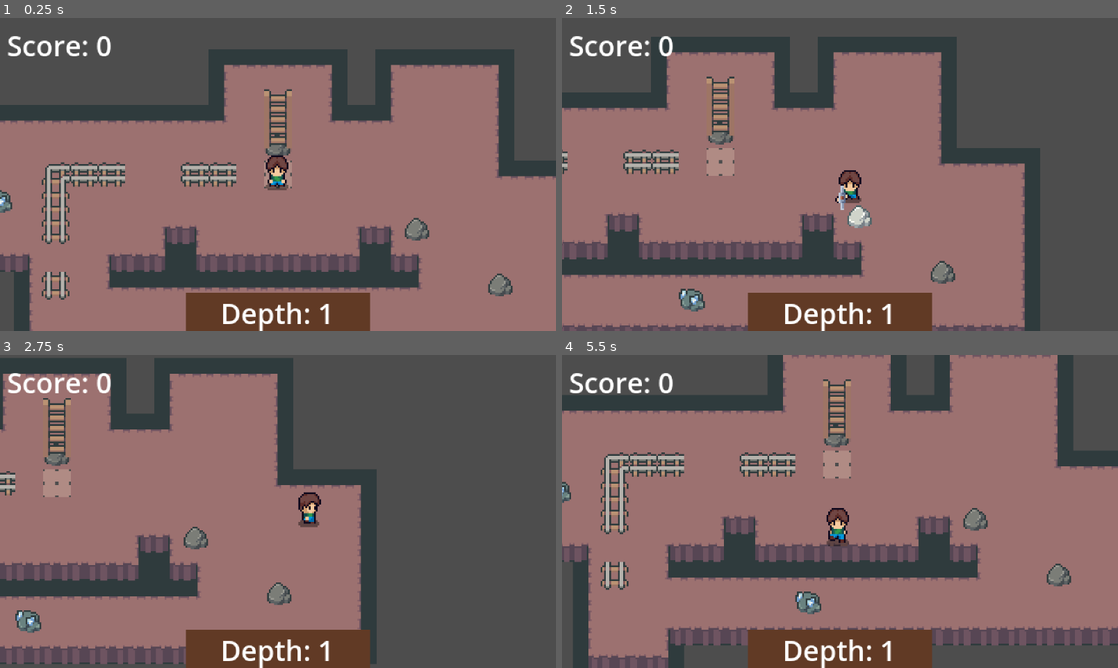
Above: before the commit, frames 1-4 (two rows, left to right).
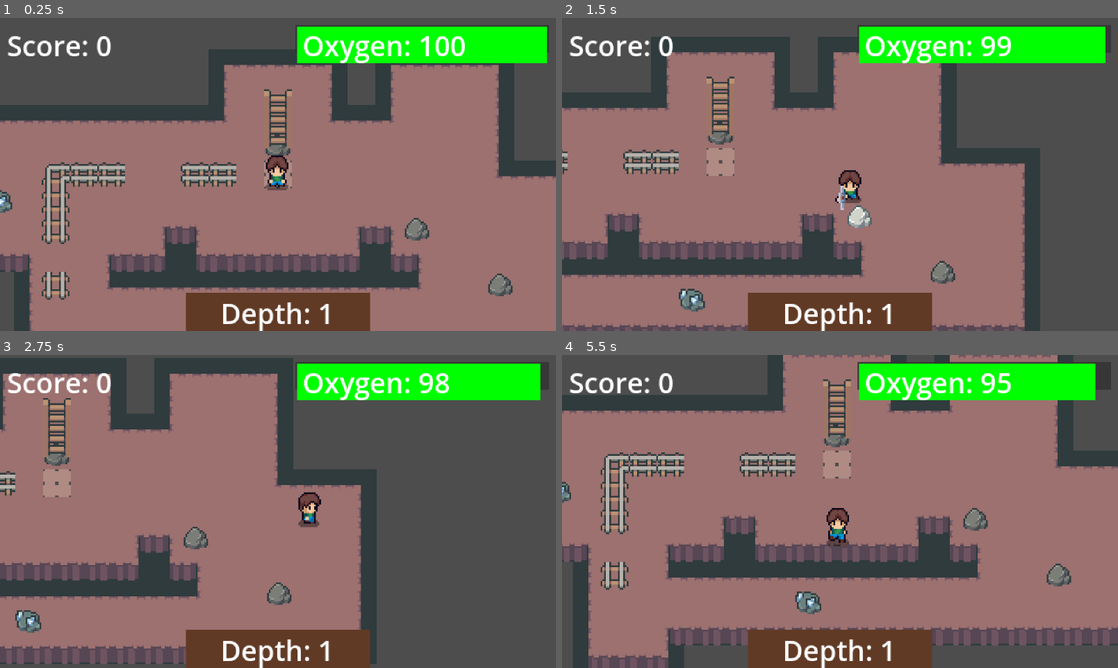
Above: after the commit, the same moments.

Repository: yi2003/mining
Game: Godot game, scene res://scenes/level.tscn
Same seed, same stepped clock (60 frames per second), same inputs: the game is played once before the commit and once after it.
Inputs:
- Up to frame 1 (0.25 s): no input
- Up to frame 2 (1.5 s): hold Right (ui_right) 0.53-1.28 s; hold Space (attack) 0.53-1.28 s; hold Down (ui_down) from 1.28 s (still down); tap Space (attack) at 1.35 s
- Up to frame 3 (2.75 s): release Down (ui_down) at 2.03 s; hold Right (ui_right) from 2.03 s (still down); hold Space (attack) from 2.03 s (still down)
- Up to frame 4 (5.5 s): release Right (ui_right) at 2.78 s; release Space (attack) at 2.78 s; hold Up (ui_up) 2.78-3.53 s; tap Space (attack) at 2.85, 4.35 s; hold Space (attack) 3.53-4.28 s; hold Left (ui_left) 3.53-5.03 s; hold Down (ui_down) from 5.03 s (still down); hold Space (attack) from 5.03 s (still down)

The runs differ from the first frame. In frame 1, 5.3% of the frame differs, in the area x 53-99%, y 2-15%; in frame 2, 5.2%; in frame 3, 5.2%; in frame 4, 5.2%.

Commit message:
feat: add oxygen system with HUD bar and drain mechanic
Adds an oxygen mechanic that depletes over time (1/sec) to add urgency
to mine exploration. The oxygen bar displays at top-right with dynamic
color: green (>50%), orange (25-50%), red (<25%). Oxygen resets to 100
when continuing after the exit ladder, and the bar is hidden during the
summary screen. Clamped at 0 to prevent negative values.

Co-Authored-By: Claude Opus 4.7 <noreply@anthropic.com>

Diff:
--- a/assets/scripts/game_state.gd
+++ b/assets/scripts/game_state.gd
@@ -1,7 +1,10 @@
 extends Node
+
+const MAX_OXYGEN: float = 100.0
 
 var score: int = 0
 var total_earnings: int = 0
+var oxygen: float = MAX_OXYGEN
 
 func add_score(points: int) -> void:
 	score += points
@@ -11,3 +14,6 @@
 
 func reset_score() -> void:
 	score = 0
+
+func reset_oxygen() -> void:
+	oxygen = MAX_OXYGEN
--- a/assets/scripts/level.gd
+++ b/assets/scripts/level.gd
@@ -49,12 +49,20 @@
 @onready var world_container = $YSort
 @onready var player = $YSort/Player
 
+# Oxygen system
+const OXYGEN_DRAIN_RATE: float = 1.0
+@onready var oxygen_bar_bg = $HUD/OxygenBarBg
+@onready var oxygen_fill = $HUD/OxygenBarBg/OxygenFill
+@onready var oxygen_label = $HUD/OxygenBarBg/OxygenLabel
+
 func _ready():
 	_load_map_for_floor(current_floor)
 	_clear_all_rocks()
 	_spawn_rocks(5 + (current_floor * 3))
 	_set_player_start_position()
 	_update_depth_label()
+	GameState.reset_oxygen()
+	_update_oxygen_ui()
 	# Reorder player to be last in YSort so player renders in front when Y is equal
 	var player_ref = $YSort/Player
 	$YSort.remove_child(player_ref)
@@ -273,6 +281,17 @@
 func _update_depth_label():
 	depth_label.text = "Depth: " + str(current_floor + 1)
 
+func _update_oxygen_ui():
+	var ratio = GameState.oxygen / GameState.MAX_OXYGEN
+	oxygen_fill.size.x = 144 * ratio
+	if GameState.oxygen > 50:
+		oxygen_fill.color = Color(0, 1, 0)  # green
+	elif GameState.oxygen > 25:
+		oxygen_fill.color = Color(1, 0.55, 0)  # dark_orange
+	else:
+		oxygen_fill.color = Color(1, 0, 0)  # red
+	oxygen_label.text = "Oxygen: " + str(ceili(GameState.oxygen))
+
 func change_floor(direction: int):
 	if is_transitioning:
 		return
@@ -349,6 +368,7 @@
 		player.is_climbing = false
 		player.current_ladder = null
 		player.velocity = Vector2.ZERO
+		oxygen_bar_bg.visible = false
 		var summary = summary_scene.instantiate()
 		add_child(summary)
 		summary.continue_game.connect(_on_summary_continue)
@@ -364,9 +384,18 @@
 func _on_summary_continue():
 	is_summary_active = false
 	player.can_move = true
+	GameState.reset_oxygen()
+	oxygen_bar_bg.visible = true
+	_update_oxygen_ui()
 
 func _on_ladder_exited():
 	player._exit_climbing()
+
+func _process(delta):
+	if not get_tree().paused and not is_summary_active and not is_transitioning:
+		if GameState.oxygen > 0:
+			GameState.oxygen = max(0, GameState.oxygen - delta * OXYGEN_DRAIN_RATE)
+			_update_oxygen_ui()
 
 func _physics_process(_delta):
 	if player.is_climbing and not is_transitioning:
--- a/scenes/hud.tscn
+++ b/scenes/hud.tscn
@@ -29,3 +29,27 @@
 grow_horizontal = 2
 grow_vertical = 2
 text = "Depth: 1"
+
+[node name="OxygenBarBg" type="ColorRect" parent="." unique_id=173229513]
+offset_left = 170.0
+offset_top = 4.0
+offset_right = 316.0
+offset_bottom = 20.0
+mouse_filter = 2
+color = Color(0.2, 0.2, 0.2, 0.85)
+
+[node name="OxygenFill" type="ColorRect" parent="OxygenBarBg" unique_id=247955361]
+layout_mode = 0
+offset_left = 1.0
+offset_top = 1.0
+offset_right = 145.0
+offset_bottom = 22.0
+color = Color(0, 1, 0, 1)
+
+[node name="OxygenLabel" type="Label" parent="OxygenBarBg" unique_id=2103081996]
+layout_mode = 0
+offset_left = 4.0
+offset_right = 142.0
+offset_bottom = 14.0
+text = "Oxygen: 100"
+vertical_alignment = 1
